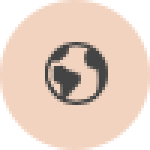
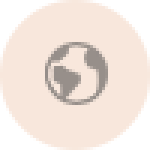
Layer changes from the first 150 × 150 image to the second:
"earth": opacity 100% → 54% over <box>45,42,108,105</box>
"Ellipse 5": opacity 100% → 54% over <box>0,0,150,150</box>
